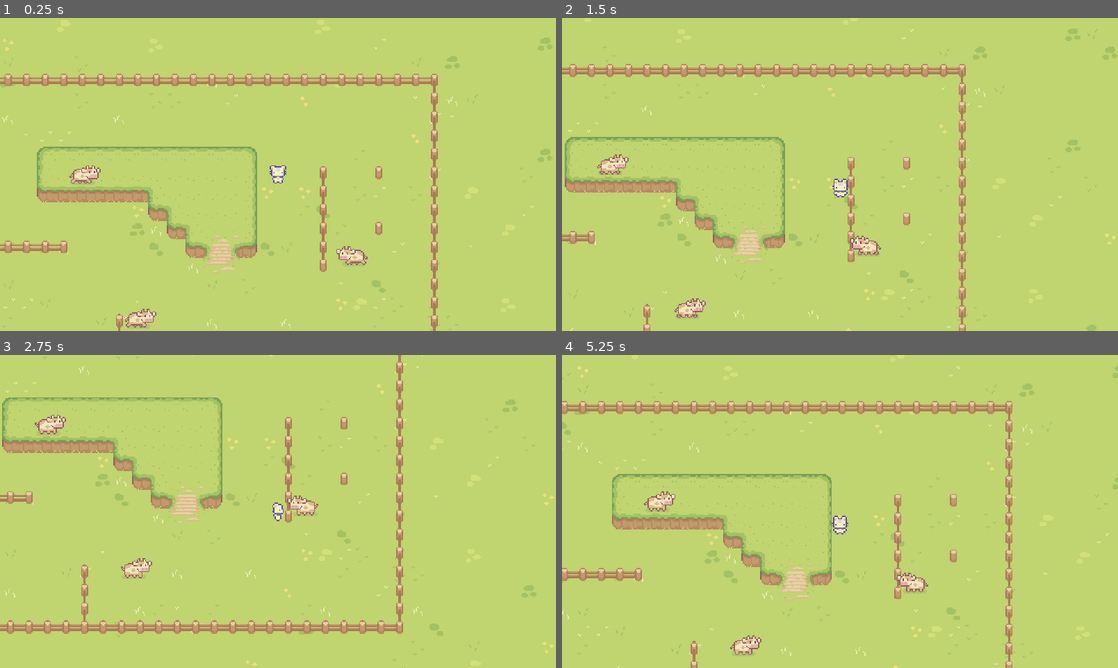
Above: before the commit, frames 1-4 (two rows, left to right).
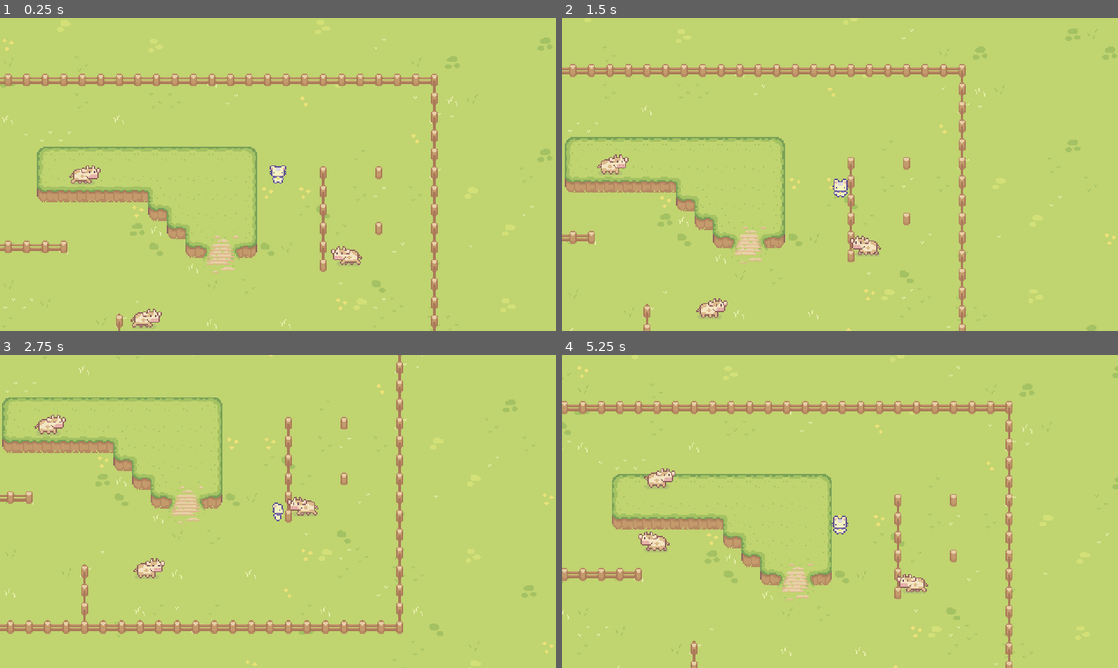
Above: after the commit, the same moments.

Repository: JayTailor45/gd_sprout_land
Game: Godot game, scene res://levels/game_level.tscn
Same seed, same stepped clock (60 frames per second), same inputs: the game is played once before the commit and once after it.
Inputs:
- Up to frame 1 (0.25 s): no input
- Up to frame 2 (1.5 s): hold D (right) 0.53-1.28 s; hold S (down) from 1.28 s (still down)
- Up to frame 3 (2.75 s): release S (down) at 2.03 s; hold D (right) from 2.03 s (still down)
- Up to frame 4 (5.25 s): release D (right) at 2.78 s; hold W (up) 2.78-3.53 s; hold A (left) 3.53-5.03 s; hold S (down) from 5.03 s (still down)

The runs differ from the first frame. In frame 1, 0.4% of the frame differs, in the area x 22-67%, y 72-99%; in frame 2, 0.5%; in frame 3, 0.4%; in frame 4, 1.0%, in the area x 13-66%, y 36-96%.

Commit message:
add randomness to the walk and idle time

Diff:
--- a/characters/cow.gd
+++ b/characters/cow.gd
@@ -20,7 +20,7 @@
 
 func _physics_process(_delta):
 	if(current_state == COW_STATE.WALK):
-		velocity = move_direction * move_speed
+		velocity = move_direction * randi_range(10, 70)
 		move_and_slide()
 
 func select_new_direction():
@@ -39,11 +39,11 @@
 		state_machine.travel("walk")
 		current_state = COW_STATE.WALK
 		select_new_direction()
-		timer.start(walk_time)
+		timer.start(randi_range(0, 3))
 	elif(current_state == COW_STATE.WALK):
 		state_machine.travel("idle")
 		current_state = COW_STATE.IDLE
-		timer.start(idle_time)
+		timer.start(randi_range(0, 5))
 
 
 func _on_timer_timeout():
